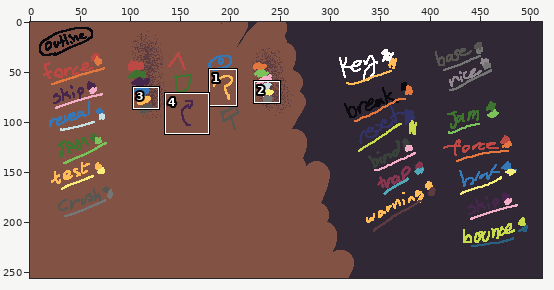
File history of a pixel-art file, lockdeck/assets/colors.aseprite. The first picture is a wide view before the edit; the outline marks the close-up.
Close-up. Old version:
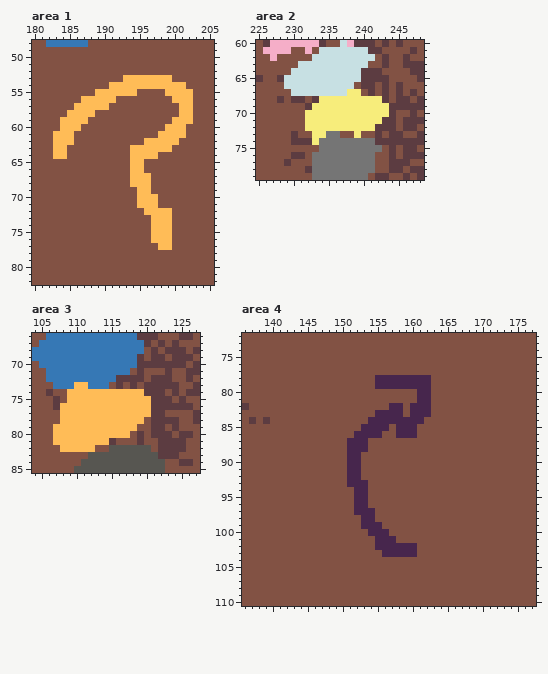
512x256 pixels, 1 frame. Shown: area 1: x 180..205, y 48..82; area 2: x 225..248, y 60..79; area 3: x 104..127, y 66..85; area 4: x 136..177, y 72..110. The commit also changed other parts of the picture, which this record leaves out.
New version:
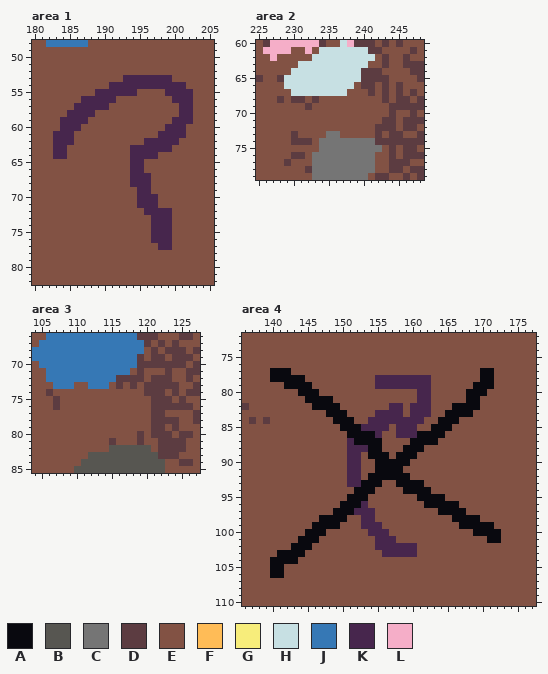
Palette (. is transparent): A #09090f  B #575651  C #757575  D #5c3c41  E #825244  F #ffbc57  G #f7ed7b  H #c7e0e3  J #3678b5  K #47264d  L #f5aec8
The edit:
Area 1, layer "Layer 1":
Colour K replaces colour F in row 53 at x 193 to 199; in row 54 at x 191 to 201; in row 55 at x 189 to 194 and 199 to 202; in row 56 at x 187 to 191 and 200 to 202; in row 57 at x 186 to 190 and 201 to 202; in row 58 at x 185 to 188 and 201 to 202.
Colour K replaces colour F in row 59 at x 184 to 187 and 200 to 202; in row 60 at x 184 to 186 and 199 to 201; in row 61 at x 183 to 185 and 198 to 201; in row 62 at x 183 to 185 and 196 to 200; in row 63 at x 183 to 184 and 194 to 199; in row 64 at x 183 to 184 and 194 to 197.
Colour K replaces colour F in rows 65 to 66 at x 194 to 195; in rows 67 to 68 at x 194 to 196; in row 69 at x 195 to 196; in rows 70 to 71 at x 195 to 197; in row 72 at x 196 to 199; in rows 73 to 76 at x 197 to 199.
Colour K replaces colour F in row 77 at x 198 to 199.
Area 2, layer "Layer 1":
Colour E replaces colour G in row 67 at x 238 to 239; in row 68 at x 234 to 242; in row 69 at x 233 to 243; in row 70 at x 232 to 243; in row 71 at x 232 to 242; in row 72 at x 232 to 241.
Colour E replaces colour G in row 73 at x 233 to 234 and 239; in row 74 at x 233.
Area 3, layer "Layer 1":
Colour E replaces colour F in row 73 at x 110 to 111; in row 74 at x 109 to 119; in row 75 at x 109 to 120; in rows 76 to 77 at x 108 to 120; in row 78 at x 108 to 119; in row 79 at x 107 to 118.
Colour E replaces colour F in row 80 at x 107 to 117; in row 81 at x 107 to 114; in row 82 at x 108 to 112.
Area 4, layer "Layer 1":
Colour A replaces colour E in row 77 at x 140 to 142 and 170 to 171; in row 78 at x 140 to 144 and 170 to 171; in row 79 at x 142 to 145 and 169 to 171; in row 80 at x 144 to 146 and 168 to 170; in row 81 at x 145 to 148 and 168 to 169; in row 82 at x 146 to 149 and 166 to 169.
Colour A replaces colour E in row 83 at x 148 to 150 and 165 to 168; in row 84 at x 149 to 151 and 164 to 166; in row 85 at x 150 to 152 and 163 to 165; in row 86 at x 151 and 161 to 164; in row 87 at x 154 to 155 and 160 to 163; in row 88 at x 154 to 155 and 159 to 161.
Colour A replaces colour E in row 89 at x 154 to 156 and 158 to 160; in row 90 at x 155 to 159; in row 91 at x 155 to 158; in row 92 at x 154 to 159; in row 93 at x 154 to 155 and 158 to 161; in row 94 at x 154 and 159 to 162.
Colour A replaces colour E in row 95 at x 151 and 161 to 164; in row 96 at x 150 to 151 and 162 to 166; in row 97 at x 149 to 151 and 164 to 167; in row 98 at x 147 to 150 and 166 to 169; in row 99 at x 146 to 149 and 167 to 171; in row 100 at x 145 to 147 and 169 to 172.
Colour A replaces colour E in row 101 at x 144 to 146 and 171 to 172; in row 102 at x 143 to 145; in row 103 at x 141 to 144; in row 104 at x 140 to 143; in rows 105 to 106 at x 140 to 141.
Colour A replaces colour K in row 86 at x 152 to 154; in row 87 at x 152 to 153; in row 93 at x 153; in rows 94 to 95 at x 152 to 153; in row 96 at x 152.
Changed places in both close-ups, as pixel boxes (x1, y1, x2, y2):
changed: (53, 75, 193, 250)
changed: (305, 89, 389, 145)
changed: (53, 382, 151, 452)
changed: (270, 368, 501, 578)
